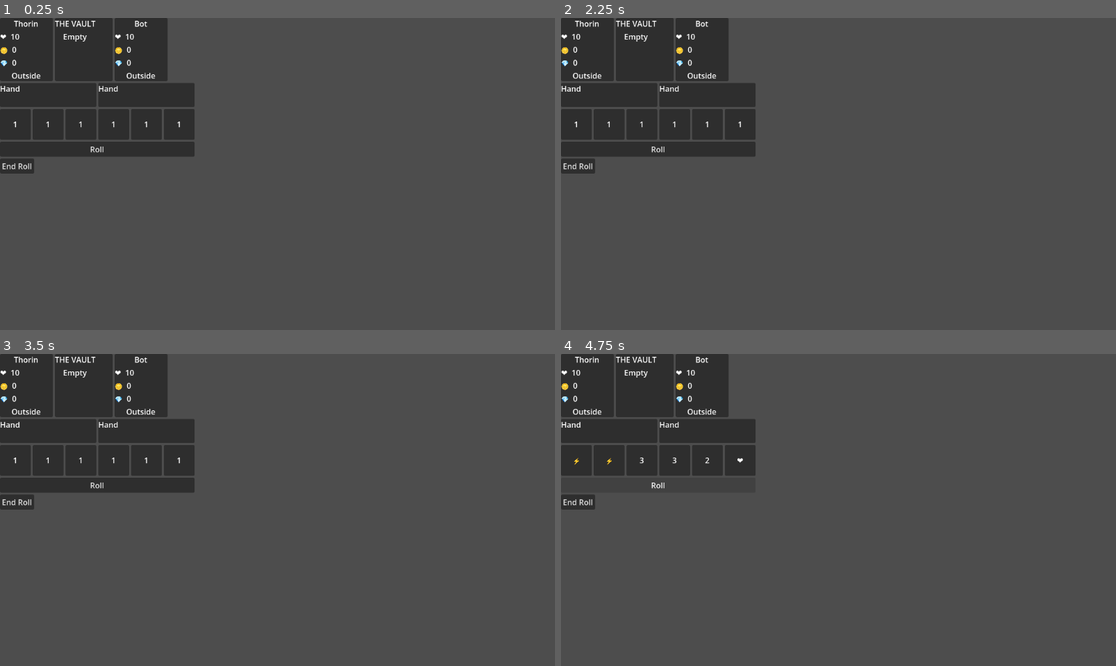
Above: before the commit, frames 1-4 (two rows, left to right).
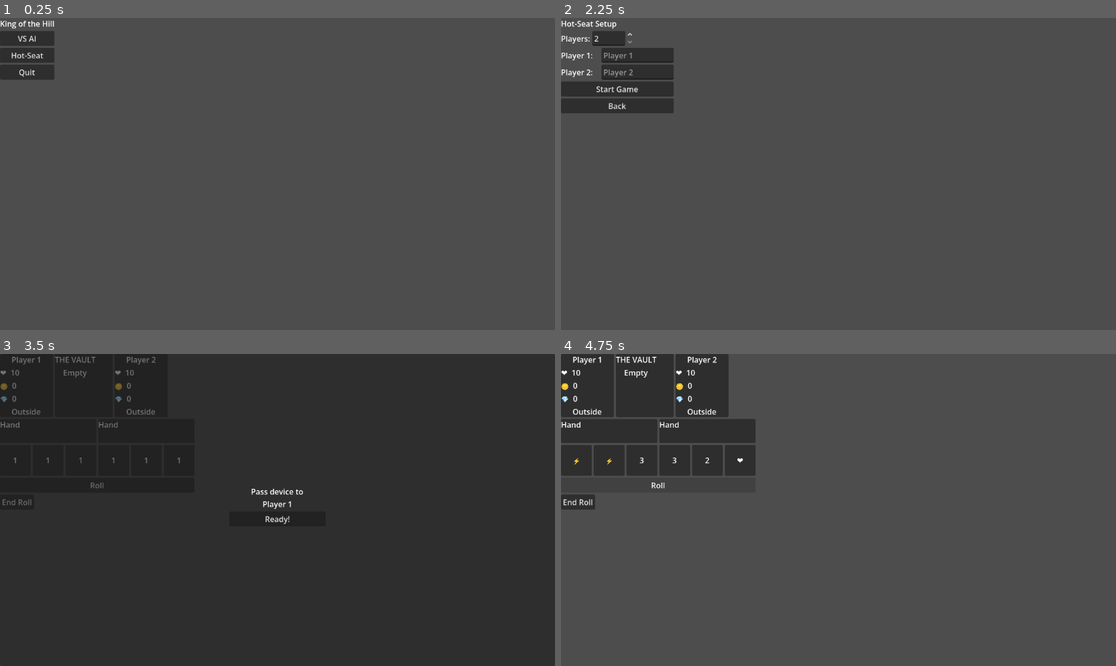
Above: after the commit, the same moments.

Repository: bogus998/KingOfTheHill
Game: Godot game, scene res://scenes/menus/main_menu.tscn
Same seed, same stepped clock (60 frames per second), same inputs: the game is played once before the commit and once after it. Before the commit the project starts from res://scenes/game/main_game.tscn.
Inputs (mouse positions are in pixels of both pictures, inside the frame that each line leads up to):
- Up to frame 1 (0.25 s): no input
- Up to frame 2 (2.25 s): click (588, 39) at 0.5 s, where only the run after the commit has a clickable "VS AI"; click (616, 71) at 1.25 s, where only the run after the commit has a clickable "Back"; click (588, 55) at 2 s, where only the run after the commit has a clickable "Hot-Seat"
- Up to frame 3 (3.5 s): click (55, 425) at 2.75 s, where only the run after the commit has a clickable "Start Game"
- Up to frame 4 (4.75 s): click (838, 519) at 3.5 s, where only the run after the commit has a clickable "Ready!"; click "Roll" at 4.25 s

The runs differ from the first frame. In frame 1, 12% of the frame differs, in the area x 0-36%, y 0-50%; in frame 2, 11%; in frame 3, 87%, in the area x 0-100%, y 0-100%; in frame 4, 0.1%.

Commit message:
Milestone 7: menus, scene flow, and hot-seat pass screen
Co-Authored-By: Claude Sonnet 4.6 <noreply@anthropic.com>

Diff:
--- a/autoloads/game_manager.gd
+++ b/autoloads/game_manager.gd
@@ -2,6 +2,11 @@
 
 signal game_started
 signal game_ended(winner_index: int, reason: String)
+
+var game_mode: String = "vs_ai"
+var pending_config: Dictionary = {}
+var last_winner_index: int = -1
+var last_winner_reason: String = ""
 
 func start_game(config: Dictionary) -> void:
 	var player_configs: Array[Dictionary] = []
@@ -15,6 +20,8 @@
 
 func declare_winner(winner_index: int, reason: String) -> void:
 	TurnManager.is_game_active = false
+	last_winner_index = winner_index
+	last_winner_reason = reason
 	emit_signal("game_ended", winner_index, reason)
 
 func _on_win_condition_met(winner_index: int, reason: String) -> void:
--- a/project.godot
+++ b/project.godot
@@ -11,10 +11,10 @@
 [application]
 
 config/name="DwarfKingOfTheHill"
-run/main_scene="res://scenes/game/main_game.tscn"
+run/main_scene="res://scenes/menus/main_menu.tscn"
 config/features=PackedStringArray("4.6", "Mobile")
 config/icon="res://icon.svg"
-config/run/main_scene="res://scenes/game/main_game.tscn"
+config/run/main_scene="res://scenes/menus/main_menu.tscn"
 
 [autoload]
 
--- a/scenes/game/main_game.tscn
+++ b/scenes/game/main_game.tscn
@@ -8,6 +8,7 @@
 [ext_resource type="PackedScene" path="res://scenes/ui/escape_dialog.tscn" id="6_escape"]
 [ext_resource type="PackedScene" path="res://scenes/cards/card_shop.tscn" id="7_shop"]
 [ext_resource type="PackedScene" path="res://scenes/players/card_hand.tscn" id="8_hand"]
+[ext_resource type="PackedScene" path="res://scenes/ui/pass_device_screen.tscn" id="9_pass"]
 
 [node name="MainGame" type="Node"]
 script = ExtResource("1_ctrl")
@@ -35,3 +36,5 @@
 [node name="ActionBar" parent="Canvas/VBox" instance=ExtResource("5_action")]
 
 [node name="EscapeDialog" parent="Canvas" instance=ExtResource("6_escape")]
+
+[node name="PassDeviceScreen" parent="Canvas" instance=ExtResource("9_pass")]
--- /dev/null
+++ b/scenes/menus/game_over.tscn
@@ -0,0 +1,23 @@
+[gd_scene load_steps=2 format=3]
+
+[ext_resource type="Script" path="res://scripts/menus/game_over_controller.gd" id="1_over"]
+
+[node name="GameOver" type="Control"]
+script = ExtResource("1_over")
+
+[node name="VBox" type="VBoxContainer" parent="."]
+
+[node name="TitleLabel" type="Label" parent="VBox"]
+text = "Game Over"
+
+[node name="ResultLabel" type="Label" parent="VBox"]
+text = ""
+
+[node name="ReasonLabel" type="Label" parent="VBox"]
+text = ""
+
+[node name="PlayAgainButton" type="Button" parent="VBox"]
+text = "Play Again"
+
+[node name="MainMenuButton" type="Button" parent="VBox"]
+text = "Main Menu"
--- /dev/null
+++ b/scenes/menus/main_menu.tscn
@@ -0,0 +1,24 @@
+[gd_scene load_steps=2 format=3]
+
+[ext_resource type="Script" path="res://scripts/menus/main_menu_controller.gd" id="1_menu"]
+
+[node name="MainMenu" type="Control"]
+script = ExtResource("1_menu")
+
+[node name="VBox" type="VBoxContainer" parent="."]
+
+[node name="TitleLabel" type="Label" parent="VBox"]
+text = "King of the Hill"
+
+[node name="VSAIButton" type="Button" parent="VBox"]
+text = "VS AI"
+
+[node name="HotSeatButton" type="Button" parent="VBox"]
+text = "Hot-Seat"
+
+[node name="QuitButton" type="Button" parent="VBox"]
+text = "Quit"
+
+[connection signal="pressed" from="VBox/VSAIButton" to="." method="_on_vs_ai_pressed"]
+[connection signal="pressed" from="VBox/HotSeatButton" to="." method="_on_hot_seat_pressed"]
+[connection signal="pressed" from="VBox/QuitButton" to="." method="_on_quit_pressed"]
--- /dev/null
+++ b/scenes/menus/setup_game.tscn
@@ -0,0 +1,29 @@
+[gd_scene load_steps=2 format=3]
+
+[ext_resource type="Script" path="res://scripts/menus/setup_game_controller.gd" id="1_setup"]
+
+[node name="SetupGame" type="Control"]
+script = ExtResource("1_setup")
+
+[node name="VBox" type="VBoxContainer" parent="."]
+
+[node name="TitleLabel" type="Label" parent="VBox"]
+text = "Setup Game"
+
+[node name="PlayerCountRow" type="HBoxContainer" parent="VBox"]
+
+[node name="CountLabel" type="Label" parent="VBox/PlayerCountRow"]
+text = "Players:"
+
+[node name="SpinBox" type="SpinBox" parent="VBox/PlayerCountRow"]
+min_value = 2.0
+max_value = 4.0
+value = 2.0
+
+[node name="NamesContainer" type="VBoxContainer" parent="VBox"]
+
+[node name="StartButton" type="Button" parent="VBox"]
+text = "Start Game"
+
+[node name="BackButton" type="Button" parent="VBox"]
+text = "Back"
--- /dev/null
+++ b/scenes/ui/pass_device_screen.tscn
@@ -0,0 +1,32 @@
+[gd_scene load_steps=2 format=3]
+
+[ext_resource type="Script" path="res://scripts/ui/pass_device_screen_controller.gd" id="1_pass"]
+
+[node name="PassDeviceScreen" type="Panel"]
+script = ExtResource("1_pass")
+visible = false
+layout_mode = 1
+anchors_preset = 15
+anchor_right = 1.0
+anchor_bottom = 1.0
+
+[node name="VBox" type="VBoxContainer" parent="."]
+layout_mode = 1
+anchors_preset = 8
+anchor_left = 0.5
+anchor_top = 0.5
+anchor_right = 0.5
+anchor_bottom = 0.5
+offset_left = -100.0
+offset_top = -50.0
+offset_right = 100.0
+offset_bottom = 50.0
+
+[node name="MessageLabel" type="Label" parent="VBox"]
+horizontal_alignment = 1
+text = "Pass device to\n..."
+
+[node name="ReadyButton" type="Button" parent="VBox"]
+text = "Ready!"
+
+[connection signal="pressed" from="VBox/ReadyButton" to="." method="_on_ready_button_pressed"]
--- a/scripts/game/main_game_controller.gd
+++ b/scripts/game/main_game_controller.gd
@@ -5,6 +5,7 @@
 @onready var _action_bar = $Canvas/VBox/ActionBar
 @onready var _escape_dialog = $Canvas/EscapeDialog
 @onready var _vault_area = $Canvas/VBox/HUD/VaultArea
+@onready var _pass_screen = $Canvas/PassDeviceScreen
 
 var _last_roll_result: Dictionary = { "gold": 0, "gems": 0, "claws": 0, "hearts": 0 }
 var _pending_attacker: int = -1
@@ -33,16 +34,23 @@
 	_escape_dialog.flee_pressed.connect(_on_flee)
 	_escape_dialog.stay_pressed.connect(_on_stay)
 
-	# Temporary auto-start; replaced by setup menu in Milestone 7
-	GameManager.start_game({"players": [
-		{"name": "Thorin", "is_bot": false},
-		{"name": "Bot",    "is_bot": true},
-	]})
+	_pass_screen.ready_pressed.connect(func(): pass)  # hide handled inside pass_screen
+
+	var config := GameManager.pending_config
+	if config.is_empty():
+		config = {"players": [
+			{"name": "Thorin", "is_bot": false},
+			{"name": "Bot",    "is_bot": true},
+		], "mode": "vs_ai"}
+	GameManager.game_mode = config.get("mode", "vs_ai")
+	GameManager.start_game(config)
 
 func _on_turn_started(player_index: int) -> void:
 	_last_roll_result = { "gold": 0, "gems": 0, "claws": 0, "hearts": 0 }
 	if PlayerManager.players[player_index].is_bot:
 		_run_bot_turn.call_deferred()
+	elif GameManager.game_mode == "hot_seat":
+		_pass_screen.show_for_player(PlayerManager.players[player_index].player_name)
 
 func _on_phase_changed(phase: TurnManager.TurnPhase) -> void:
 	if phase == TurnManager.TurnPhase.END_TURN:
@@ -106,6 +114,8 @@
 		])
 	else:
 		print("Game Over! Draw!")
+	await get_tree().create_timer(1.5).timeout
+	get_tree().change_scene_to_file("res://scenes/menus/game_over.tscn")
 
 func _run_bot_turn() -> void:
 	var bot_index := TurnManager.current_player_index
--- /dev/null
+++ b/scripts/menus/game_over_controller.gd
@@ -0,0 +1,20 @@
+extends Control
+
+@onready var _result_label: Label = $VBox/ResultLabel
+@onready var _reason_label: Label = $VBox/ReasonLabel
+
+func _ready() -> void:
+	var wi := GameManager.last_winner_index
+	if wi >= 0 and wi < PlayerManager.players.size():
+		_result_label.text = "%s wins!" % PlayerManager.players[wi].player_name
+	else:
+		_result_label.text = "It's a draw!"
+	_reason_label.text = "(%s)" % GameManager.last_winner_reason
+	$VBox/PlayAgainButton.pressed.connect(_on_play_again)
+	$VBox/MainMenuButton.pressed.connect(_on_main_menu)
+
+func _on_play_again() -> void:
+	get_tree().change_scene_to_file("res://scenes/menus/setup_game.tscn")
+
+func _on_main_menu() -> void:
+	get_tree().change_scene_to_file("res://scenes/menus/main_menu.tscn")
--- /dev/null
+++ b/scripts/menus/main_menu_controller.gd
@@ -0,0 +1,12 @@
+extends Control
+
+func _on_vs_ai_pressed() -> void:
+	GameManager.game_mode = "vs_ai"
+	get_tree().change_scene_to_file("res://scenes/menus/setup_game.tscn")
+
+func _on_hot_seat_pressed() -> void:
+	GameManager.game_mode = "hot_seat"
+	get_tree().change_scene_to_file("res://scenes/menus/setup_game.tscn")
+
+func _on_quit_pressed() -> void:
+	get_tree().quit()
--- /dev/null
+++ b/scripts/menus/setup_game_controller.gd
@@ -0,0 +1,55 @@
+extends Control
+
+@onready var _title_label: Label = $VBox/TitleLabel
+@onready var _count_row: HBoxContainer = $VBox/PlayerCountRow
+@onready var _spin_box: SpinBox = $VBox/PlayerCountRow/SpinBox
+@onready var _names_container: VBoxContainer = $VBox/NamesContainer
+
+var _name_fields: Array = []
+
+func _ready() -> void:
+	if GameManager.game_mode == "vs_ai":
+		_title_label.text = "VS AI Setup"
+		_count_row.visible = false
+		_build_name_fields(1)
+	else:
+		_title_label.text = "Hot-Seat Setup"
+		_spin_box.value_changed.connect(_on_player_count_changed)
+		_build_name_fields(2)
+	$VBox/StartButton.pressed.connect(_on_start)
+	$VBox/BackButton.pressed.connect(_on_back)
+
+func _build_name_fields(count: int) -> void:
+	for child in _names_container.get_children():
+		child.queue_free()
+	_name_fields.clear()
+	for i in count:
+		var row := HBoxContainer.new()
+		var lbl := Label.new()
+		lbl.text = "Player %d:" % (i + 1)
+		lbl.custom_minimum_size = Vector2(80, 0)
+		var field := LineEdit.new()
+		field.placeholder_text = "Player %d" % (i + 1)
+		field.custom_minimum_size = Vector2(150, 0)
+		row.add_child(lbl)
+		row.add_child(field)
+		_names_container.add_child(row)
+		_name_fields.append(field)
+
+func _on_player_count_changed(value: float) -> void:
+	_build_name_fields(int(value))
+
+func _on_start() -> void:
+	var players: Array[Dictionary] = []
+	for i in _name_fields.size():
+		var name_text: String = _name_fields[i].text.strip_edges()
+		if name_text.is_empty():
+			name_text = "Player %d" % (i + 1)
+		players.append({"name": name_text, "is_bot": false})
+	if GameManager.game_mode == "vs_ai":
+		players.append({"name": "Bot", "is_bot": true})
+	GameManager.pending_config = {"players": players, "mode": GameManager.game_mode}
+	get_tree().change_scene_to_file("res://scenes/game/main_game.tscn")
+
+func _on_back() -> void:
+	get_tree().change_scene_to_file("res://scenes/menus/main_menu.tscn")
--- /dev/null
+++ b/scripts/ui/pass_device_screen_controller.gd
@@ -0,0 +1,16 @@
+extends Panel
+
+signal ready_pressed
+
+@onready var _message_label: Label = $VBox/MessageLabel
+
+func show_for_player(player_name: String) -> void:
+	_message_label.text = "Pass device to\n%s" % player_name
+	visible = true
+
+func hide_screen() -> void:
+	visible = false
+
+func _on_ready_button_pressed() -> void:
+	ready_pressed.emit()
+	hide_screen()
Not shown: 1 places in scenes/game/main_game.tscn that only renumber resources
Not shown, added: scripts/menus/game_over_controller.gd.uid
Not shown, added: scripts/menus/main_menu_controller.gd.uid
Not shown, added: scripts/menus/setup_game_controller.gd.uid
